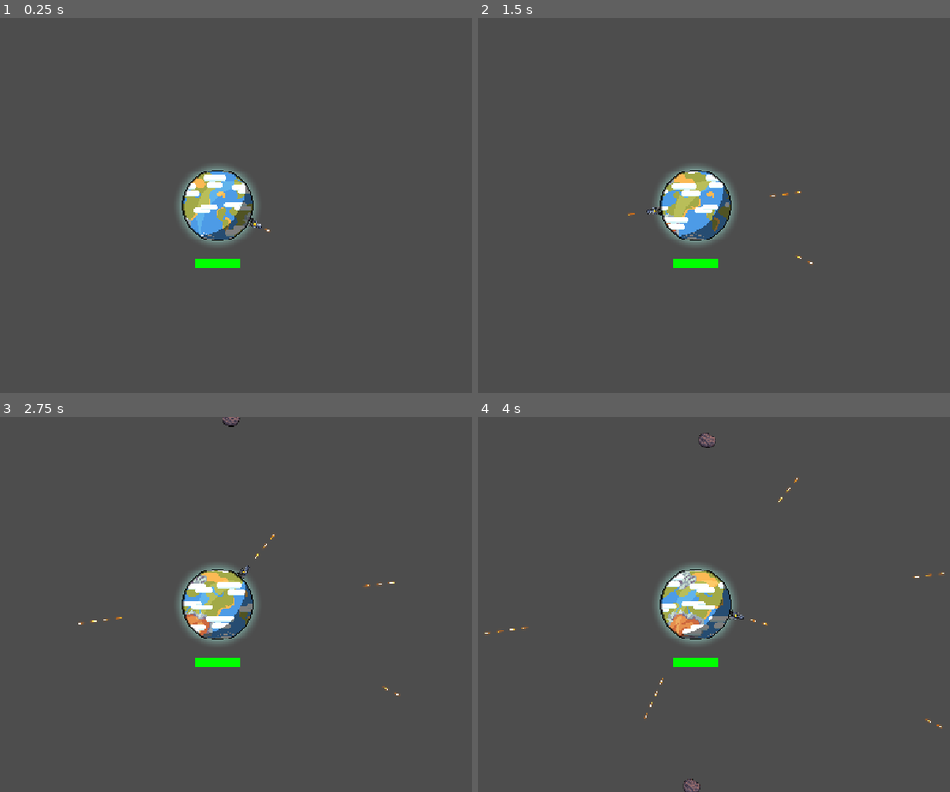
Above: before the commit, frames 1-4 (two rows, left to right).
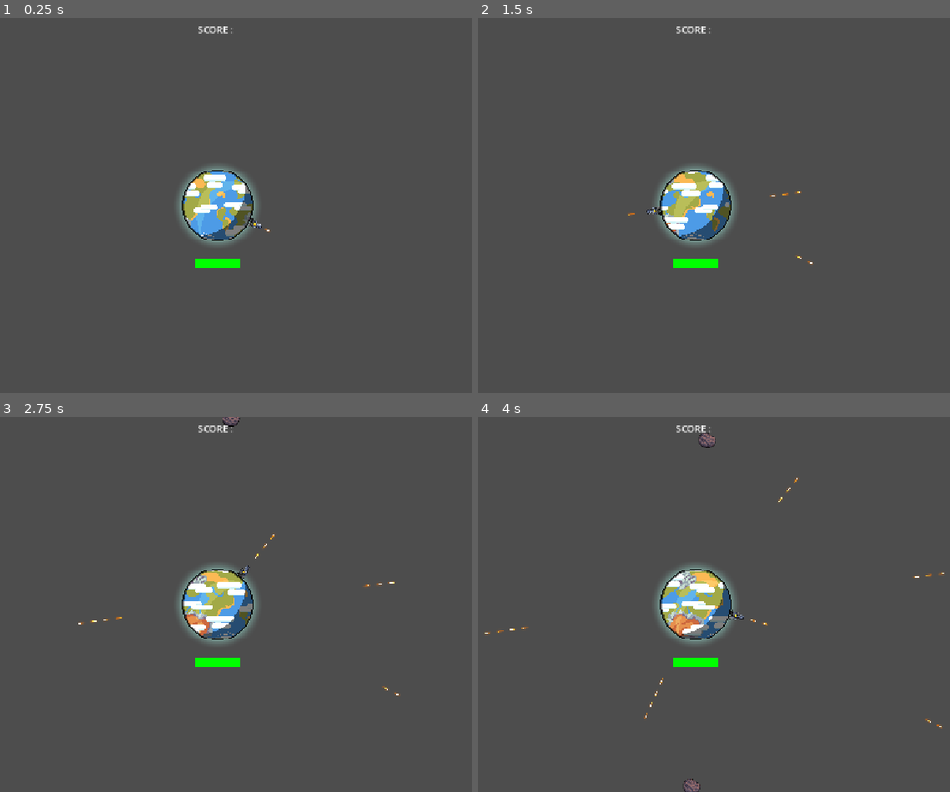
Above: after the commit, the same moments.

Repository: jeanleny/GalacticBouillabaisse
Game: Godot game, scene res://Scenes/game.tscn
The game is run twice, just before and just after one commit, with the same random seed, the same clock (stepped at 60 frames per second) and the same inputs. The project has no main scene, so this scene is started directly.
Inputs (mouse positions are in pixels of both pictures, inside the frame that each line leads up to):
- Up to frame 1 (0.25 s): no input
- Up to frame 2 (1.5 s): move the mouse to (841, 186) at 0.52 s; move the mouse to (562, 224) at 1.27 s
- Up to frame 3 (2.75 s): move the mouse to (283, 522) at 2.02 s
- Up to frame 4 (4 s): move the mouse to (662, 679) at 2.77 s; move the mouse to (898, 660) at 3.52 s

The runs differ from the first frame. In frame 1, less than 0.1% of the frame differs, in the area x 42-50%, y 2-5%; in frame 2, less than 0.1%; in frame 3, less than 0.1%; in frame 4, less than 0.1%.

Commit message:
ADD Hud and interface

Diff:
--- /dev/null
+++ b/galactic-bouillabaisse/Scenes/Interface/hud.tscn
@@ -0,0 +1,26 @@
+[gd_scene format=3 uid="uid://bcs3ufsklc44f"]
+
+[node name="Hud" type="Control" unique_id=736597067]
+layout_mode = 3
+anchors_preset = 15
+anchor_right = 1.0
+anchor_bottom = 1.0
+grow_horizontal = 2
+grow_vertical = 2
+
+[node name="HBoxContainer" type="HBoxContainer" parent="." unique_id=2083900872]
+layout_mode = 1
+anchors_preset = 5
+anchor_left = 0.5
+anchor_right = 0.5
+offset_left = -20.0
+offset_right = 20.0
+offset_bottom = 40.0
+grow_horizontal = 2
+
+[node name="ScoreIndicator" type="Label" parent="HBoxContainer" unique_id=1499419016]
+layout_mode = 2
+text = "SCORE : "
+
+[node name="ScoreValue" type="Label" parent="HBoxContainer" unique_id=1323716364]
+layout_mode = 2
--- /dev/null
+++ b/galactic-bouillabaisse/Scenes/Interface/lose_ending.tscn
@@ -0,0 +1,24 @@
+[gd_scene format=3 uid="uid://ckf8jfgcndquf"]
+
+[node name="lose_ending" type="Control" unique_id=509460878]
+layout_mode = 3
+anchors_preset = 15
+anchor_right = 1.0
+anchor_bottom = 1.0
+grow_horizontal = 2
+grow_vertical = 2
+
+[node name="Label" type="Label" parent="." unique_id=834108911]
+layout_mode = 1
+anchors_preset = 8
+anchor_left = 0.5
+anchor_top = 0.5
+anchor_right = 0.5
+anchor_bottom = 0.5
+offset_left = -0.5
+offset_top = -11.5
+offset_right = 0.5
+offset_bottom = 11.5
+grow_horizontal = 2
+grow_vertical = 2
+text = "TA PERDUUUUUU BOUH LE NUL"
--- /dev/null
+++ b/galactic-bouillabaisse/Scenes/Interface/menu.tscn
@@ -0,0 +1,37 @@
+[gd_scene format=3 uid="uid://8n51xx4w1w1d"]
+
+[ext_resource type="Script" uid="uid://11tk8j03mmrp" path="res://Script/Interface/menu.gd" id="1_n6dab"]
+
+[node name="Menu" type="Control" unique_id=1450603956]
+layout_mode = 3
+anchors_preset = 15
+anchor_right = 1.0
+anchor_bottom = 1.0
+grow_horizontal = 2
+grow_vertical = 2
+script = ExtResource("1_n6dab")
+
+[node name="VBoxMenu" type="VBoxContainer" parent="." unique_id=1303250059]
+layout_mode = 1
+anchors_preset = -1
+anchor_left = 0.48200002
+anchor_top = 0.44900003
+anchor_right = 0.518
+anchor_bottom = 0.551
+offset_left = -0.2640381
+offset_top = 0.047973633
+offset_right = 0.26397705
+offset_bottom = -0.04800415
+grow_horizontal = 2
+grow_vertical = 2
+
+[node name="Play" type="Button" parent="VBoxMenu" unique_id=907134703]
+layout_mode = 2
+text = "Play"
+
+[node name="Quit" type="Button" parent="VBoxMenu" unique_id=1660416067]
+layout_mode = 2
+text = "Quit"
+
+[connection signal="pressed" from="VBoxMenu/Play" to="." method="play_button"]
+[connection signal="pressed" from="VBoxMenu/Quit" to="." method="quit_pressed"]
--- a/galactic-bouillabaisse/Scenes/game.tscn
+++ b/galactic-bouillabaisse/Scenes/game.tscn
@@ -1,9 +1,16 @@
 [gd_scene format=3 uid="uid://dqr1w560ktfhp"]
 
 [ext_resource type="PackedScene" uid="uid://cib0e82l6bp7u" path="res://Scenes/Characters/planet.tscn" id="1_ebmjs"]
+[ext_resource type="Script" uid="uid://bc4hc7l05j8v2" path="res://Script/game.gd" id="1_wrm1d"]
+[ext_resource type="PackedScene" uid="uid://bcs3ufsklc44f" path="res://Scenes/Interface/hud.tscn" id="2_3dryh"]
 [ext_resource type="PackedScene" uid="uid://dcpjpp4g00uj8" path="res://Scenes/Enemies/spawner.tscn" id="2_qxrlw"]
 
 [node name="Node2D" type="Node2D" unique_id=1543183940]
+script = ExtResource("1_wrm1d")
+
+[node name="CanvasLayer" type="CanvasLayer" parent="." unique_id=1675578694]
+
+[node name="Hud" parent="CanvasLayer" unique_id=736597067 instance=ExtResource("2_3dryh")]
 
 [node name="Planet" parent="." unique_id=571760872 instance=ExtResource("1_ebmjs")]
 
--- /dev/null
+++ b/galactic-bouillabaisse/Script/Interface/menu.gd
@@ -0,0 +1,18 @@
+extends Control
+
+
+# Called when the node enters the scene tree for the first time.
+func _ready() -> void:
+	pass # Replace with function body.
+
+# Called every frame. 'delta' is the elapsed time since the previous frame.
+func _process(delta: float) -> void:
+	pass
+
+func play_button() -> void:
+	get_tree().change_scene_to_file("res://Scenes/game.tscn")
+	pass # Replace with function body.
+
+func quit_pressed() -> void:
+	get_tree().quit()
+	pass # Replace with function body.
--- /dev/null
+++ b/galactic-bouillabaisse/Script/game.gd
@@ -0,0 +1,13 @@
+extends Node2D
+
+
+# Called when the node enters the scene tree for the first time.
+func _ready() -> void:
+	pass # Replace with function body.
+
+
+# Called every frame. 'delta' is the elapsed time since the previous frame.
+func _process(delta: float) -> void:
+	if Input.is_action_just_pressed("escape"):
+		get_tree().quit()
+	pass
--- a/galactic-bouillabaisse/project.godot
+++ b/galactic-bouillabaisse/project.godot
@@ -22,6 +22,14 @@
 
 Ennemy="Ennemy group"
 
+[input]
+
+escape={
+"deadzone": 0.2,
+"events": [Object(InputEventKey,"resource_local_to_scene":false,"resource_name":"","device":-1,"window_id":0,"alt_pressed":false,"shift_pressed":false,"ctrl_pressed":false,"meta_pressed":false,"pressed":false,"keycode":0,"physical_keycode":4194305,"key_label":0,"unicode":0,"location":0,"echo":false,"script":null)
+]
+}
+
 [physics]
 
 3d/physics_engine="Jolt Physics"
Not shown, added: galactic-bouillabaisse/Script/Interface/menu.gd.uid
Not shown, added: galactic-bouillabaisse/Script/game.gd.uid
